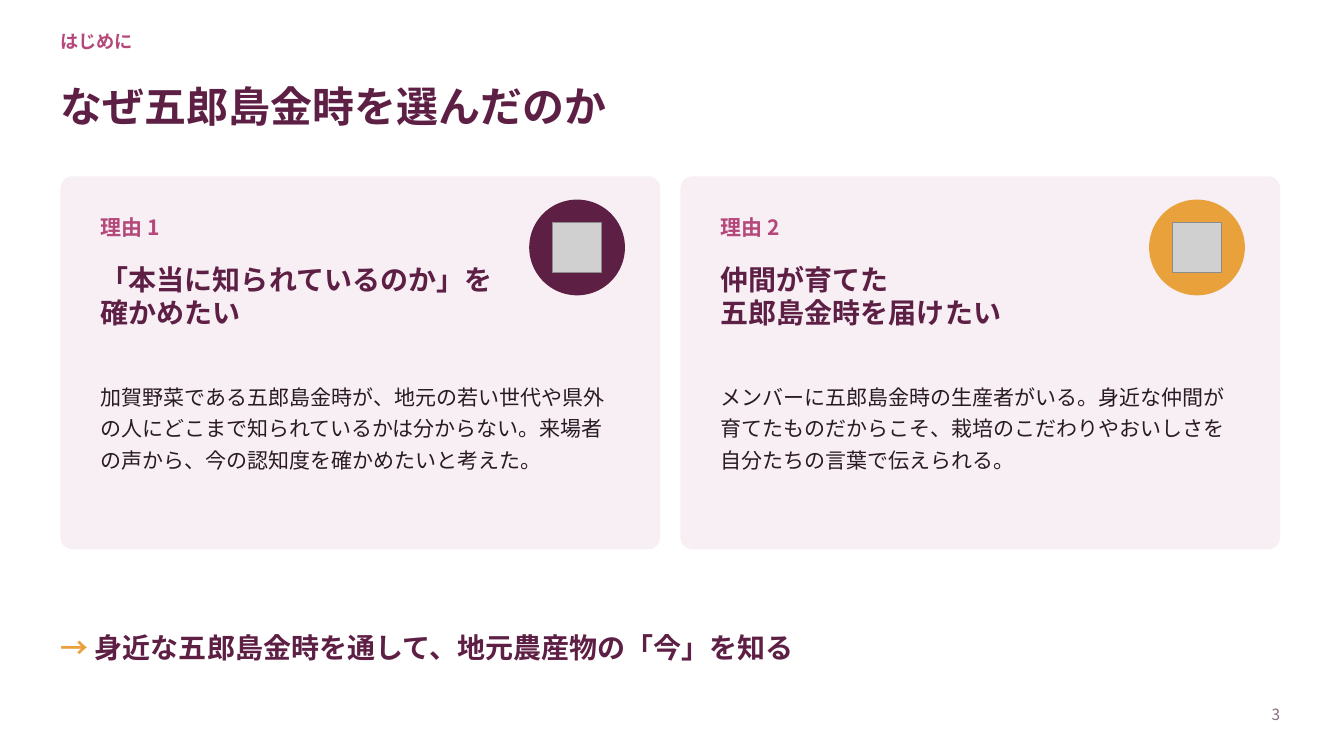
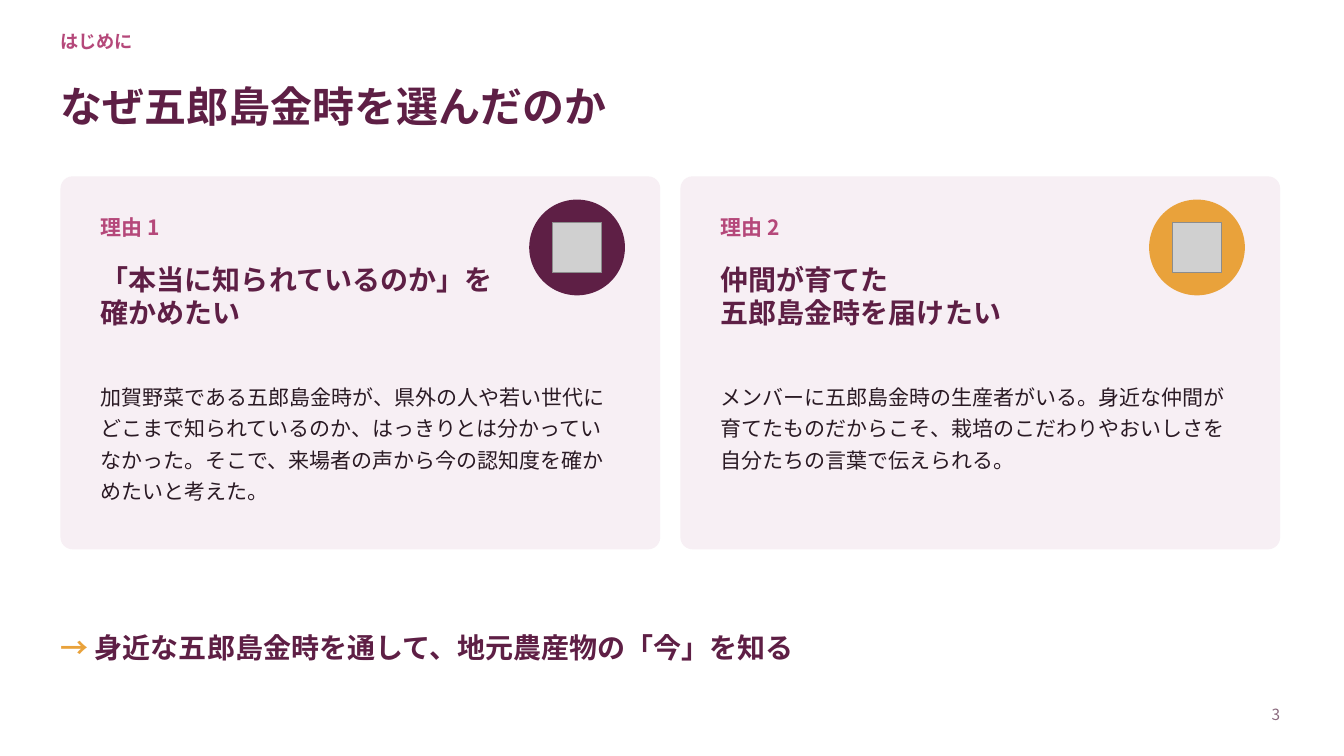
Before and after one commit to tadakazukawani/first-contributions, a slide deck: slide 3 of 農業青年/地元農産物認知拡大プロジェクト.pptx. Drawn at 1344x756 pixels with LibreOffice and Linux fonts; fonts in the diff are those of the drawing; grey boxes stand for pictures. Boxes give left, top, right and bottom in pixels: in the first picture for what was removed or moved away, otherwise in the second. Text is boxed around its words. In the diff, an @@ line names an element or a change of style, - is before the commit and + after.

```diff
--- a/農業青年/地元農産物認知拡大プロジェクト.pptx
+++ b/農業青年/地元農産物認知拡大プロジェクト.pptx
@@ text at [101, 387, 604, 501]: text changed @@
-加賀野菜である五郎島金時が、地元の若い世代や県外の人にどこまで知られているかは分からない。来場者の声から、今の認知度を確かめたいと考えた。
+加賀野菜である五郎島金時が、県外の人や若い世代にどこまで知られているのか、はっきりとは分かっていなかった。そこで、来場者の声から今の認知度を確かめたいと考えた。
```
